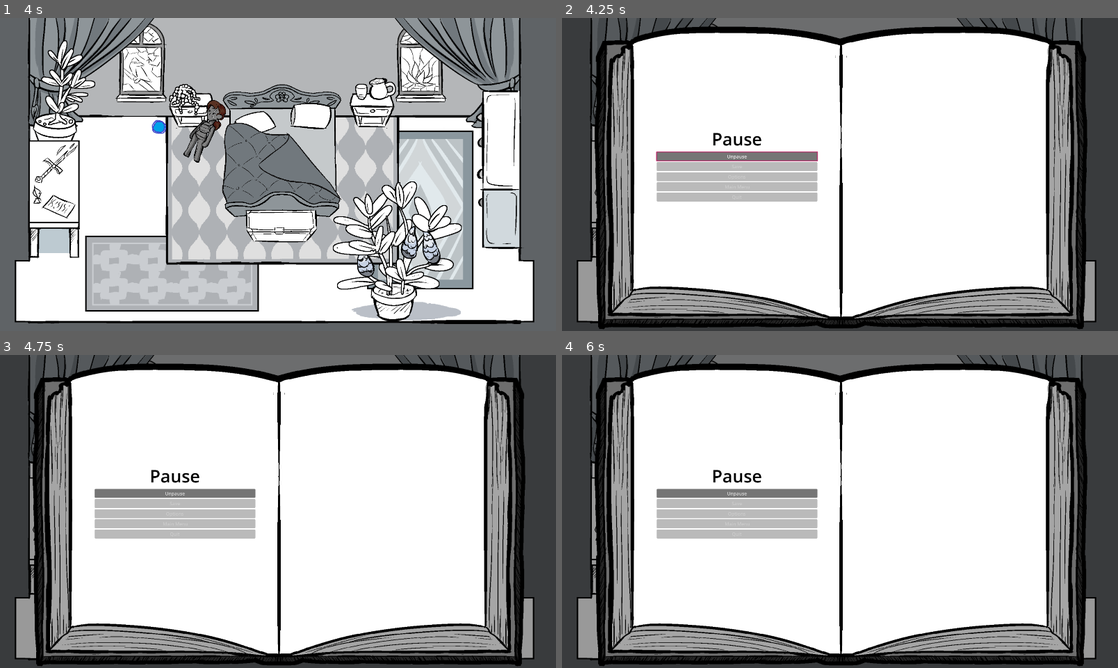
Above: before the commit, frames 1-4 (two rows, left to right).
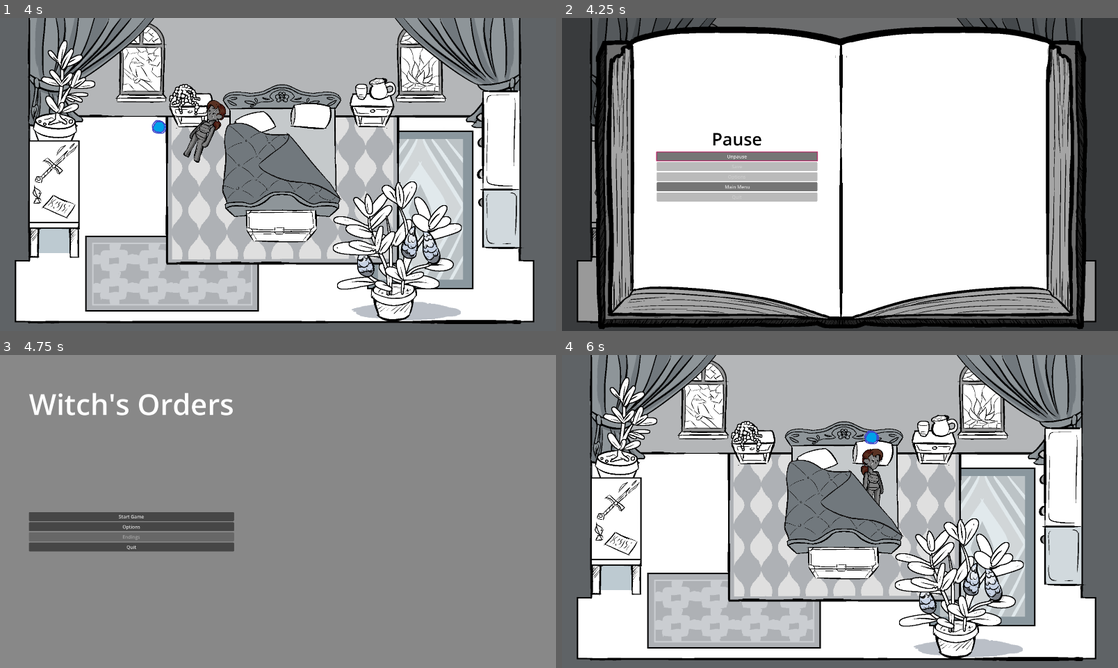
Above: after the commit, the same moments.

Repository: Jigamaree/Witchs-Orders
Game: Godot game, scene res://Scenes/Room_Bedroom.tscn
Same seed, same stepped clock (60 frames per second), same inputs: the game is played once before the commit and once after it.
Inputs (mouse positions are in pixels of both pictures, inside the frame that each line leads up to):
- Up to frame 1 (4 s): tap Enter (ui_accept) at 0.5, 1.35, 1.52, 1.82, 2.85, 3.02, 3.32, 3.5 s; hold Right (ui_right) 0.53-1.28 s; hold Enter (ui_accept) 0.53-1.28 s; hold Down (ui_down) 1.28-2.03 s; hold Right (ui_right) 2.03-2.78 s; hold Enter (ui_accept) 2.03-2.78 s; hold Up (ui_up) 2.78-3.53 s; hold Left (ui_left) from 3.53 s (still down); hold Enter (ui_accept) from 3.53 s (still down)
- Up to frame 2 (4.25 s): keep holding Left (ui_left); keep holding Enter (ui_accept); tap Escape (pause_button) at 4.15 s
- Up to frame 3 (4.75 s): release Left (ui_left) at 4.25 s; release Enter (ui_accept) at 4.25 s; click (172, 524) at 4.25 s, where only the run after the commit has a clickable "Main Menu"
- Up to frame 4 (6 s): click (695, 527) at 5 s, where only the run after the commit has a clickable "Options"; click (695, 517) at 5.75 s, where only the run after the commit has a clickable "Start Game"

Frame 1 is identical in both runs. In frame 2, 0.8% of the frame differs, in the area x 17-46%, y 52-56%; in frame 3, 97%, in the area x 0-100%, y 0-100%; in frame 4, 82%.

Commit message:
Multirun ending tracking now works. Game now resets current run when END_GAME is called in dialogue. Can now navigate between main menu, pause and game without any issues.

Diff:
--- a/Scenes/AssetScenes/MainMenu.tscn
+++ b/Scenes/AssetScenes/MainMenu.tscn
@@ -15,7 +15,6 @@
 script = ExtResource("1_yjivs")
 
 [node name="ColorRect" type="ColorRect" parent="." unique_id=1936050943]
-visible = false
 layout_mode = 1
 anchors_preset = 15
 anchor_right = 1.0
@@ -26,14 +25,12 @@
 
 [node name="MarginContainer" type="MarginContainer" parent="." unique_id=1933620091]
 layout_mode = 1
-anchors_preset = 13
-anchor_left = 0.5
-anchor_right = 0.5
+anchors_preset = -1
 anchor_bottom = 1.0
-offset_left = -57.0
-offset_top = 101.0
-offset_right = 57.0
-grow_horizontal = 2
+offset_left = 100.0
+offset_top = 100.0
+offset_right = 708.0
+offset_bottom = -100.0
 grow_vertical = 2
 
 [node name="VBoxContainer" type="VBoxContainer" parent="MarginContainer" unique_id=2134783675]
@@ -44,23 +41,28 @@
 text = "Witch's Orders"
 label_settings = SubResource("LabelSettings_nhr3y")
 
-[node name="CenterContainer" type="CenterContainer" parent="MarginContainer/VBoxContainer" unique_id=849102427]
+[node name="VBoxContainer" type="VBoxContainer" parent="MarginContainer/VBoxContainer" unique_id=602021991]
 layout_mode = 2
+size_flags_vertical = 3
+alignment = 1
 
-[node name="StartGame" type="Button" parent="MarginContainer/VBoxContainer" unique_id=1844270597]
+[node name="StartGame" type="Button" parent="MarginContainer/VBoxContainer/VBoxContainer" unique_id=1844270597]
 layout_mode = 2
 text = "Start Game"
 
-[node name="Options" type="Button" parent="MarginContainer/VBoxContainer" unique_id=1472386961]
+[node name="Options" type="Button" parent="MarginContainer/VBoxContainer/VBoxContainer" unique_id=1472386961]
 layout_mode = 2
 text = "Options"
 
-[node name="Endings" type="Button" parent="MarginContainer/VBoxContainer" unique_id=47117408]
+[node name="Endings" type="Button" parent="MarginContainer/VBoxContainer/VBoxContainer" unique_id=47117408]
 layout_mode = 2
+tooltip_text = "Finish the game once to unlock."
+disabled = true
 text = "Endings"
 
-[node name="Quit" type="Button" parent="MarginContainer/VBoxContainer" unique_id=1264639478]
+[node name="Quit" type="Button" parent="MarginContainer/VBoxContainer/VBoxContainer" unique_id=1264639478]
 layout_mode = 2
 text = "Quit"
 
-[connection signal="pressed" from="MarginContainer/VBoxContainer/StartGame" to="." method="_on_start_game_pressed"]
+[connection signal="pressed" from="MarginContainer/VBoxContainer/VBoxContainer/StartGame" to="." method="_on_start_game_pressed"]
+[connection signal="pressed" from="MarginContainer/VBoxContainer/VBoxContainer/Quit" to="." method="_on_quit_pressed"]
--- a/Scenes/PauseMenu.tscn
+++ b/Scenes/PauseMenu.tscn
@@ -93,7 +93,6 @@
 [node name="MainMenuButton" type="Button" parent="LeftPage/MarginContainer/HBoxContainer/VBoxContainer" unique_id=708801128]
 layout_mode = 2
 theme_override_styles/focus = ExtResource("3_5w4ur")
-disabled = true
 text = " Main Menu"
 
 [node name="QuitButton" type="Button" parent="LeftPage/MarginContainer/HBoxContainer/VBoxContainer" unique_id=1751141820]
--- a/Scenes/_DebugMenu.gd
+++ b/Scenes/_DebugMenu.gd
@@ -30,25 +30,24 @@
 				var _v = str(key) + ": " + str(SaveManager.save_data.currentGameData.current_save_data_dictionary[key])
 				label.text = _v
 				currentGameDataVBox.add_child(label)
-		#if SaveManager.save_data.persitstent_EndingRecords_data.endings:
-			#for key in SaveManager.save_data.persitstent_EndingRecords_data.endings:
-				#var dict = SaveManager.save_data.persitstent_EndingRecords_data.endings
-				#var value = dict[key]
-				#var label: Label = Label.new()
-				#var checkBox: CheckBox
-				#
-				#if typeof(value) == TYPE_BOOL:
-					#var hbox := HBoxContainer.new()
-					#label.text = str(key)
-					#hbox.add_child(label)
-					#
-					#checkBox = CheckBox.new()
-					#checkBox.button_pressed = value
-					#checkBox.toggled.connect(func(pressed: bool) -> void: SaveManager.setSaveVariable(key, pressed))
-					#hbox.add_child(checkBox)
-					#
-					#persistentDataVBox.add_child(hbox)
+		if SaveManager.save_data.multiRunSaveData.tracked_ending_data_dictionary:
+			var dict = SaveManager.save_data.multiRunSaveData.tracked_ending_data_dictionary
+			for key in dict:
+				var value = dict[key]
+				var label: Label = Label.new()
+				var checkBox: CheckBox
 
+				if typeof(value) == TYPE_BOOL:
+					var hbox := HBoxContainer.new()
+					label.text = str(key)
+					hbox.add_child(label)
+
+					checkBox = CheckBox.new()
+					checkBox.button_pressed = value
+					checkBox.toggled.connect(func(pressed: bool) -> void: SaveManager.setSaveVariable(key, pressed))
+					hbox.add_child(checkBox)
+
+					persistentDataVBox.add_child(hbox)
 
 func _input(event: InputEvent) -> void:
 	if Input.is_action_just_pressed("ui_debug") or Input.is_action_just_pressed("ui_pause"):
--- a/Scripts/DialogueSystem/_DialogueSystem.gd
+++ b/Scripts/DialogueSystem/_DialogueSystem.gd
@@ -272,10 +272,8 @@
 			get_tree().change_scene_to_file("res://Scenes/Epilogue Scenes/Epilogue_Hard.tscn")
 
 		elif conv[index].has("END_OF_GAME"):
-			#set ending number in persistent save
-			#clear save in current game
-			#SaveManager.setEndingVariable( conv[index].get("END_OF_GAME", true))
-			#print("_ds: " + str(SaveManager.getEndingVariable("hardEnding_bad")))
+			SaveManager.setSaveVariable(conv[index].get("END_OF_GAME", true), true)
+			SaveManager.reset_current_run()
 			get_tree().change_scene_to_file("res://Scenes/AssetScenes/MainMenu.tscn")
 
 	else:
--- a/Scripts/MainMenu.gd
+++ b/Scripts/MainMenu.gd
@@ -1,15 +1,31 @@
 extends Control
 
 @onready var debug_menu: PackedScene = preload("res://Scenes/DebugMenu.tscn")
+@onready var startButton: Button = $MarginContainer/VBoxContainer/VBoxContainer/StartGame
+
+
+func _ready() -> void:
+	if SaveManager.getSaveVariable("started_game"):
+		startButton.text = "Continue Game"
+
+func _process(delta: float) -> void:
+	#if SaveManager.getSaveVariable("started_game"):
+		#startButton.text = "Continue Game"
+		pass
 
 func _on_epilogue_pressed() -> void:
 	get_tree().change_scene_to_file("res://Scenes/Epilogue Scenes/Epilogue_Hard.tscn")
 
-
 func _on_start_game_pressed() -> void:
+	if SaveManager.getSaveVariable("started_game") == false: SaveManager.setSaveVariable("started_game", true)
 	get_tree().change_scene_to_file("res://Scenes/Room_Bedroom.tscn")
 
 func _input(event: InputEvent) -> void:
 	if Input.is_action_just_pressed("ui_debug"):
 		var debug_instance = debug_menu.instantiate()
 		add_child(debug_instance)
+
+
+func _on_quit_pressed() -> void:
+	print("???")
+	get_tree().quit()
--- a/Scripts/pauseMenu.gd
+++ b/Scripts/pauseMenu.gd
@@ -32,4 +32,6 @@
 
 
 func _on_main_menu_button_pressed() -> void:
+	get_tree().paused = false
 	get_tree().change_scene_to_file("res://Scenes/AssetScenes/MainMenu.tscn")
+	queue_free()
--- a/_SaveData/SaveData.gd
+++ b/_SaveData/SaveData.gd
@@ -3,11 +3,11 @@
 class_name Save_Data
 
 func _init() -> void:
-	currentGameData = SaveData_CurrentGame.new()
-	#add all endings save here
+	currentGameData 		= SaveData_CurrentGame.new()
+	multiRunSaveData 		= SaveData_EndingTracker.new()
 
 ### SINGLE SAVE DATA ###
 @export var currentGameData: 			SaveData_CurrentGame
 
 #### PERSISTENT SAVE DATA ###
-### TODO: ADD
+@export var multiRunSaveData: 			SaveData_EndingTracker
--- a/_SaveData/SaveData_CurrentGame.gd
+++ b/_SaveData/SaveData_CurrentGame.gd
@@ -7,11 +7,17 @@
 enum Eaten_Item 		{NOTHING, BIRDSEED, DOGFOOD, BREAD, CORRUPTED_ITEM}
 enum Puzzle_State	 	{NOT_FINISHED, INCORRECT, CORRECT}
 
+var current_save_data_dictionary: Dictionary
+
 func _init() -> void:
 	current_save_data_dictionary = default_save_data_dictionary
 
+func reset_current_game_data(): current_save_data_dictionary = default_save_data_dictionary
 
 var default_save_data_dictionary: Dictionary = {
+	#tracking stuff
+	"started_game": false,
+
 	# bedroom
 	"bedroom_waterDrunk": false,
 	"bedroom_doorLocked": true,
@@ -56,5 +62,3 @@
 
 	"finalEnding": null
 }
-
-var current_save_data_dictionary: Dictionary
--- /dev/null
+++ b/_SaveData/SaveData_EndingTracker.gd
@@ -0,0 +1,30 @@
+extends Resource
+
+class_name SaveData_EndingTracker
+
+var tracked_ending_data_dictionary: Dictionary
+
+func _init() -> void:
+	tracked_ending_data_dictionary = default_ending_data_dictionary
+
+func reset_endings_data(): tracked_ending_data_dictionary = default_ending_data_dictionary
+
+var default_ending_data_dictionary: Dictionary = {
+	# Special Endings: Triggered when at least 1 key has been aquirred
+	"specialEnding_trueEnd": 		false,	# True End - Apprentice
+	"specialEnding_failed": 		false,	# Bimbo End - failed apprentice
+	"specialEnding_didNothing": 	false,	# Bimbo End - did like absolutely no chores
+
+	# Soft Endings - triggered once chores are complete
+	"softEnding_bimbo": 			false, 	# Bimbo End - 	"Better Not To Think"
+	"softEnding_cow": 				false,	# Soft Cow End - "Prized Cow"
+	"softEnding_demon": 			false,	# Soft Enthralled End - "A Steady Hand"
+	"softEnding_pet": 				false, 	# Soft Pet End - "A Pretty Pet"
+
+	# Hard Endings - triggered by mid-game actions
+	"hardEnding_bad": 				false,	# Bad End - "Captured and Forgotten"
+	"hardEnding_cow":				false,	# Bad End - "Desperate Milkings"
+	"hardEnding_demon":				false, 	# Bad End - "Know Your Place"
+	"hardEnding_pet": 				false, 	# Bad End - "Ignus' Bitch"
+	"hardEnding_tentacleBait":		false,	# Bad End - "Tentacle Bait"
+}
--- a/_SaveData/_SaveManager.gd
+++ b/_SaveData/_SaveManager.gd
@@ -4,9 +4,6 @@
 const SAVE_PATH = "user://Witches_Orders_Savedata.tres"
 
 func _ready():
-
-	print("is this being called???")
-	# Load existing save or create new one
 	load_or_create()
 
 func load_or_create():
@@ -17,6 +14,7 @@
 	#else:
 		save_data = Save_Data.new()
 		save_data.currentGameData = SaveData_CurrentGame.new()
+		save_data.multiRunSaveData = SaveData_EndingTracker.new()
 
 		print("user dict: " + OS.get_user_data_dir())
 		save_game()
@@ -30,12 +28,31 @@
 	if event.is_action_pressed("ui_debug2"):
 		pass
 
+func reset_current_run():
+	save_data.currentGameData.reset_current_game_data()
+	NavMan.changed_scene_before = false
+
+func reset_all_data():
+	save_data.currentGameData.reset_current_game_data()
+	save_data.multiRunSaveData.reset_endings_data()
+	NavMan.changed_scene_before = false
+	save_game()
+
 func setSaveVariable(variableName: String, variableValue):
-	if variableName in save_data.currentGameData.current_save_data_dictionary:			save_data.currentGameData.current_save_data_dictionary[variableName] = variableValue
-	#check for endings save
-	else: Error.ERR_DOES_NOT_EXIST
+	#current game data
+	if variableName in save_data.currentGameData.current_save_data_dictionary:
+		save_data.currentGameData.current_save_data_dictionary[variableName] 			= variableValue
+	#ending tracking data
+	if variableName in save_data.multiRunSaveData.tracked_ending_data_dictionary:
+		save_data.multiRunSaveData.tracked_ending_data_dictionary[variableName]			= variableValue
+	else: push_error(Error.ERR_DOES_NOT_EXIST)
+	save_game()
 
 func getSaveVariable(variableName: String):
-	if variableName in save_data.currentGameData.current_save_data_dictionary:			return save_data.currentGameData.current_save_data_dictionary[variableName]
-	#get ending save
-	else: Error.ERR_DOES_NOT_EXIST
+	#current game data
+	if variableName in save_data.currentGameData.current_save_data_dictionary:
+		return save_data.currentGameData.current_save_data_dictionary[variableName]
+	#ending tracking data
+	elif variableName in save_data.multiRunSaveData.tracked_ending_data_dictionary:
+		return save_data.multiRunEndingSaveData.tracked_ending_data_dictionary[variableName]
+	else: push_error(Error.ERR_DOES_NOT_EXIST)
Not shown, added: _SaveData/SaveData_EndingTracker.gd.uid
